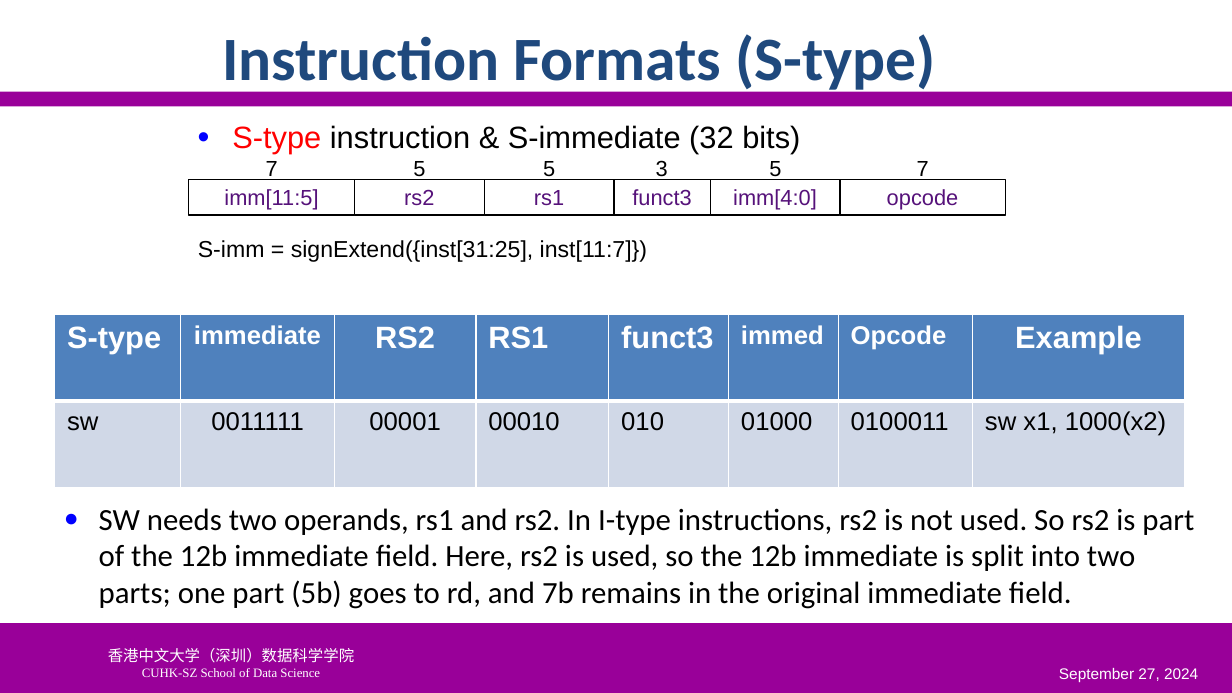
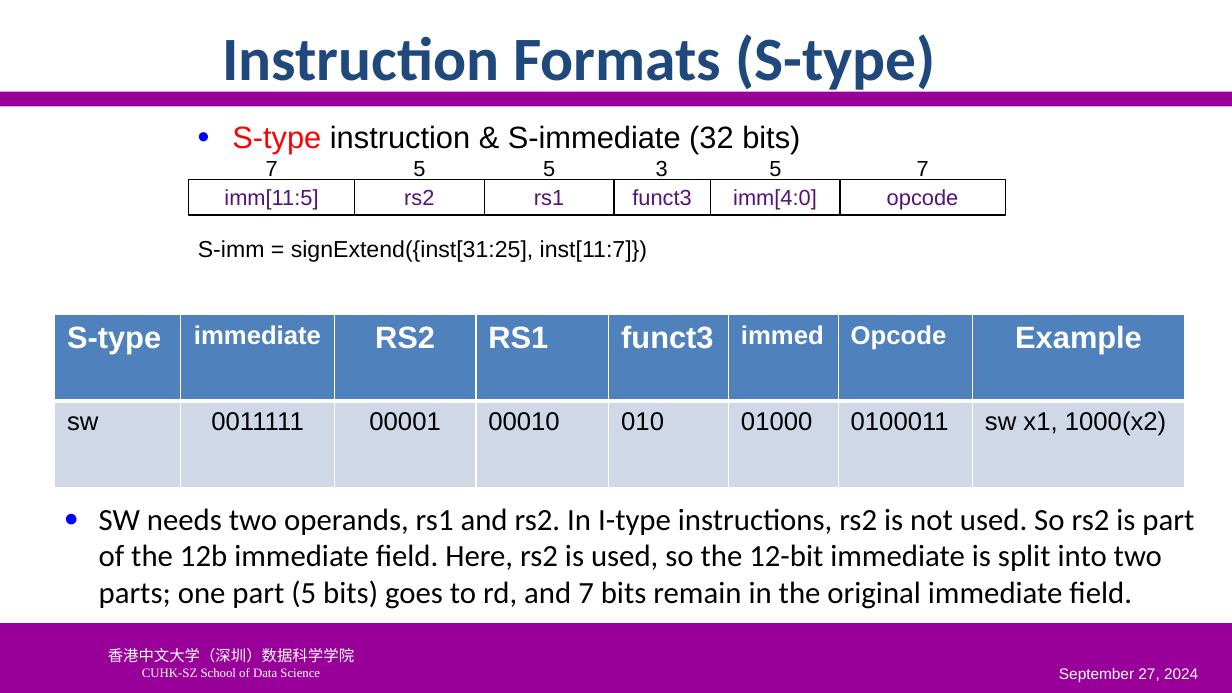
Before and after one commit to SUNCHAOYI923/CMU_CSAPP, a slide deck: slide 27 of slide/CA3060-3-ISA.pptx (slide 24 before the commit). Drawn at 1232x693 pixels with LibreOffice and Linux fonts; fonts in the diff are those of the drawing; background and template pictures are left out. Boxes give left, top, right and bottom in pixels: in the first picture for what was removed or moved away, otherwise in the second. Text is boxed around its words. In the diff, an @@ line names an element or a change of style, - is before the commit and + after.

```diff
--- a/slide/CA3060-3-ISA.pptx
+++ b/slide/CA3060-3-ISA.pptx
@@ text at (x1=99, y1=508, x2=1194, y2=609): text changed @@
-● SW needs two operands, rs1 and rs2. In I-type instructions, rs2 is not used. So rs2 is part of the 12b immediate field. Here, rs2 is used, so the 12b immediate is split into two parts; one part (5b) goes to rd, and 7b remains in the original immediate field.
+● SW needs two operands, rs1 and rs2. In I-type instructions, rs2 is not used. So rs2 is part of the 12b immediate field. Here, rs2 is used, so the 12-bit immediate is split into two parts; one part (5 bits) goes to rd, and 7 bits remain in the original immediate field.
```
Also in this commit, not shown: 18 other slides changed, 7 slides added, 5 other files.
